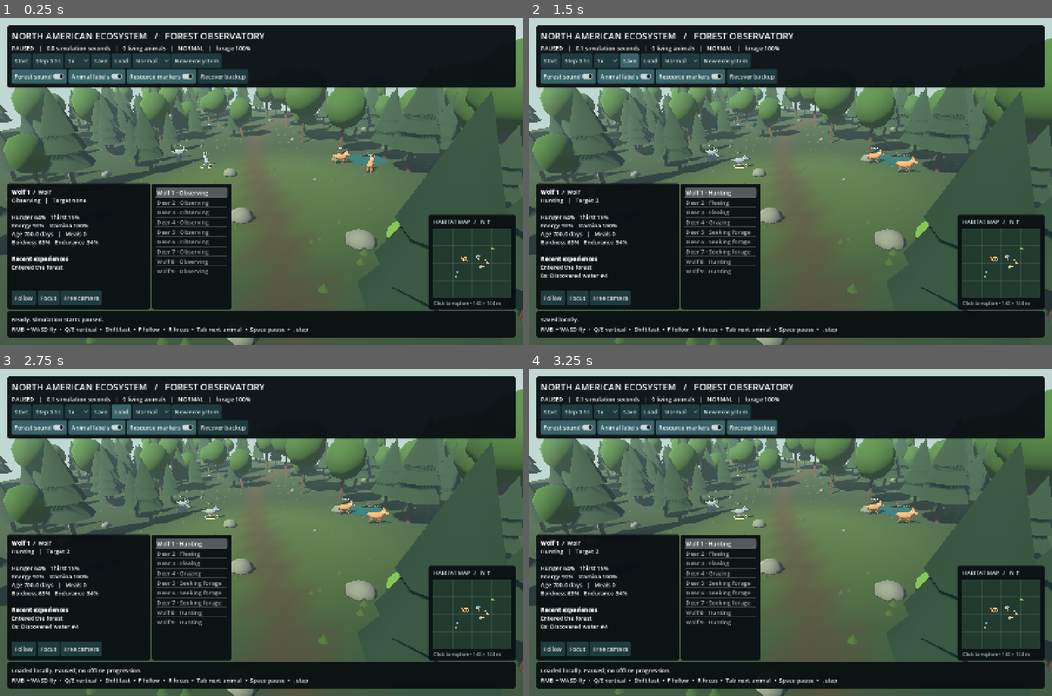
Above: before the commit, frames 1-4 (two rows, left to right).
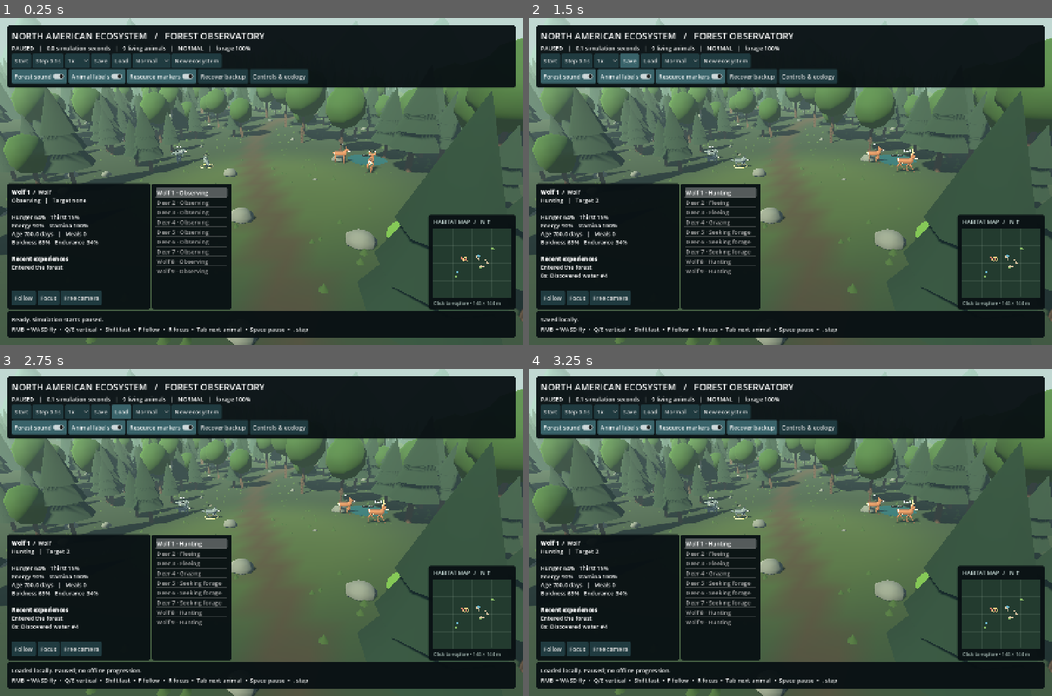
Above: after the commit, the same moments.

Repository: matthhw3/AutoEcosystem
Game: Godot game, scene res://scenes/main.tscn
Two runs of this game, one before a commit and one after it. Both use one fixed random seed, a clock stepped at 60 frames per second and the inputs below.
Inputs:
- Up to frame 1 (0.25 s): no input
- Up to frame 2 (1.5 s): click "Step 0.1s" at 0.5 s; click "Save" at 1.25 s
- Up to frame 3 (2.75 s): click "Load" at 2 s
- Up to frame 4 (3.25 s): click "Recover backup" at 2.75 s

The runs differ from the first frame. In frame 1, 1.7% of the frame differs, in the area x 0-80%, y 0-71%; in frame 2, 1.8%; in frame 3, 1.8%; in frame 4, 1.8%.

Commit message:
Polish forest animals onboarding and graphical qualification

Diff:
--- a/scripts/animal_visual.gd
+++ b/scripts/animal_visual.gd
@@ -1,68 +1,144 @@
 extends Node3D
-## Replaceable procedural visual proxy. No biological state lives in this node.
+## Original faceted animal models. All poses are a pure function of saved state.
 
-var legs: Array[MeshInstance3D] = []
+static var _mesh_cache: Dictionary = {}
+static var _coat_material: StandardMaterial3D
+var legs: Array[Node3D] = []
+var knees: Array[Node3D] = []
 var head: Node3D
 var body: Node3D
+var tail: Node3D
+var antlers: MeshInstance3D
 var title: Label3D
-var previous_position := Vector3.ZERO
-var initialized := false
+var _wolf: bool = false
+var _leg_length: float = 0.8
 
-func _ellipsoid(parent: Node3D, dimensions: Vector3, point: Vector3, color: Color) -> MeshInstance3D:
-	var mesh := MeshInstance3D.new()
-	var sphere := SphereMesh.new()
-	sphere.radius = 0.5
-	sphere.height = 1.0
-	sphere.radial_segments = 8
-	sphere.rings = 4
-	mesh.mesh = sphere
-	mesh.scale = dimensions
-	mesh.position = point
-	mesh.material_override = _material(color)
-	parent.add_child(mesh)
-	return mesh
+func _part(shape: String, dimensions: Vector3, point: Vector3, color: Color, rotation_value: Vector3 = Vector3.ZERO) -> Dictionary:
+	return {"shape": shape, "dimensions": dimensions, "point": point, "color": color, "rotation": rotation_value}
 
-func _material(color: Color) -> StandardMaterial3D:
-	var material := StandardMaterial3D.new()
-	material.albedo_color = color
-	material.roughness = 0.9
-	return material
-
-func _box(parent: Node3D, dimensions: Vector3, point: Vector3, color: Color) -> MeshInstance3D:
-	var mesh := MeshInstance3D.new()
-	var box := BoxMesh.new()
-	box.size = dimensions
-	mesh.mesh = box
-	mesh.position = point
-	mesh.material_override = _material(color)
-	parent.add_child(mesh)
-	return mesh
+func _model(parent: Node3D, key: String, parts: Array) -> MeshInstance3D:
+	if not _mesh_cache.has(key):
+		var surface := SurfaceTool.new()
+		surface.begin(Mesh.PRIMITIVE_TRIANGLES)
+		for part: Dictionary in parts:
+			var primitive: PrimitiveMesh
+			if part.shape == "box":
+				primitive = BoxMesh.new()
+			elif part.shape == "cone":
+				var cone := CylinderMesh.new()
+				cone.height = 1.0
+				cone.top_radius = 0.0
+				cone.bottom_radius = 0.5
+				cone.radial_segments = 5
+				primitive = cone
+			else:
+				var sphere := SphereMesh.new()
+				sphere.height = 1.0
+				sphere.radius = 0.5
+				sphere.radial_segments = 9
+				sphere.rings = 5
+				primitive = sphere
+			var arrays: Array = primitive.surface_get_arrays(0)
+			var vertices: PackedVector3Array = arrays[Mesh.ARRAY_VERTEX]
+			var normals: PackedVector3Array = arrays[Mesh.ARRAY_NORMAL]
+			var indices: PackedInt32Array = arrays[Mesh.ARRAY_INDEX]
+			var transform_value := Transform3D(Basis.from_euler(part.rotation).scaled(part.dimensions), part.point)
+			var normal_basis := transform_value.basis.inverse().transposed()
+			for index: int in indices:
+				surface.set_color(part.color)
+				surface.set_normal((normal_basis * normals[index]).normalized())
+				surface.add_vertex(transform_value * vertices[index])
+		_mesh_cache[key] = surface.commit()
+	if _coat_material == null:
+		_coat_material = StandardMaterial3D.new()
+		_coat_material.vertex_color_use_as_albedo = true
+		_coat_material.roughness = 0.96
+	var instance := MeshInstance3D.new()
+	instance.mesh = _mesh_cache[key]
+	instance.material_override = _coat_material
+	parent.add_child(instance)
+	return instance
 
 func build(animal: Dictionary) -> void:
-	var wolf: bool = animal.species == "wolf"
-	var coat := Color("68757c") if wolf else Color("9c6844")
+	_wolf = animal.species == "wolf"
+	_leg_length = 0.78 if _wolf else 1.14
+	var prefix: String = "wolf" if _wolf else "deer"
+	var coat := Color("59676c") if _wolf else Color("855333")
+	var cream := Color("b0b5a4") if _wolf else Color("c2b79a")
+	var dark := Color("303d42") if _wolf else Color("593c29")
+	var torso_y: float = 1.0 if _wolf else 1.43
 	body = Node3D.new()
 	add_child(body)
-	_ellipsoid(body, Vector3(0.8, 0.88, 1.9), Vector3(0, 1, 0), coat)
-	_ellipsoid(body, Vector3(0.55, 0.45, 1.45), Vector3(0, 0.85, -0.1), coat.lightened(0.25))
-	_ellipsoid(body, Vector3(0.5, 0.8 if not wolf else 0.6, 0.55), Vector3(0, 1.25, -0.65), coat)
+	var torso_parts: Array = [
+		_part("sphere", Vector3(0.77,0.76,1.92), Vector3(0,torso_y,0), coat),
+		_part("sphere", Vector3(0.58,0.49,1.48), Vector3(0,torso_y - 0.16,0.02), cream),
+		_part("sphere", Vector3(0.65,0.74,0.69), Vector3(0,torso_y + 0.04,-0.56), coat),
+		_part("sphere", Vector3(0.64,0.68,0.68), Vector3(0,torso_y - 0.03,0.57), coat),
+		_part("sphere", Vector3(0.49,0.20,1.6), Vector3(0,torso_y + 0.30,0.1), dark)
+	]
+	if _wolf:
+		torso_parts.append(_part("sphere", Vector3(0.79,0.84,0.68), Vector3(0,1.14,-0.53), coat.lightened(0.08)))
+	else:
+		torso_parts.append(_part("sphere", Vector3(0.59,0.53,0.18), Vector3(0,1.46,0.84), cream))
+	_model(body,prefix + "_torso",torso_parts)
 	head = Node3D.new()
-	head.position = Vector3(0, 1.45, -0.85)
+	head.position = Vector3(0,0.98 if _wolf else 1.30,-0.69)
 	body.add_child(head)
-	_ellipsoid(head, Vector3(0.52, 0.62, 0.75), Vector3.ZERO, coat.lightened(0.12))
-	_ellipsoid(head, Vector3(0.38, 0.3, 0.7), Vector3(0, -0.13, -0.4), coat)
-	_box(head, Vector3(0.25, 0.14, 0.13), Vector3(0, -0.08, -0.66), Color("202729"))
-	for x in [-0.23, 0.23]:
-		for z in [-0.53, 0.53]:
-			var leg := _box(body, Vector3(0.13, 0.7, 0.13), Vector3(x, 0.35, z), coat.darkened(0.25))
-			legs.append(leg)
-		_box(head, Vector3(0.16, 0.34, 0.14), Vector3(x, 0.37, 0), coat)
-		_box(head, Vector3(0.055, 0.075, 0.09), Vector3(x * 1.02, 0.06, -0.32), Color("151d1c"))
-	var tail := _box(body, Vector3(0.17, 0.17, 0.68 if wolf else 0.3), Vector3(0, 1.05, 1), coat)
-	tail.rotation.x = -0.4 if wolf else 0.5
+	var head_y: float = 0.32 if _wolf else 0.72
+	var head_parts: Array = [
+		_part("sphere", Vector3(0.46,head_y + 0.32,0.45), Vector3(0,head_y * 0.42,-0.02), coat),
+		_part("sphere", Vector3(0.48,0.48,0.67), Vector3(0,head_y,-0.16), coat),
+		_part("sphere", Vector3(0.32,0.27,0.71 if _wolf else 0.52), Vector3(0,head_y - 0.13,-0.50), cream),
+		_part("sphere", Vector3(0.24,0.16,0.16), Vector3(0,head_y - 0.12,-0.83 if _wolf else -0.74), Color("1b2527"))
+	]
+	for side: float in [-1.0,1.0]:
+		head_parts.append(_part("sphere", Vector3(0.065,0.085,0.10), Vector3(side * 0.235,head_y + 0.035,-0.34), Color("101b1c")))
+		head_parts.append(_part("sphere", Vector3(0.018,0.025,0.035), Vector3(side * 0.263,head_y + 0.05,-0.36), Color("b2c3b3")))
+		if _wolf:
+			head_parts.append(_part("cone", Vector3(0.26,0.37,0.25), Vector3(side * 0.19,head_y + 0.33,-0.06), dark,Vector3(0,0,-side * 0.18)))
+			head_parts.append(_part("cone", Vector3(0.13,0.25,0.11), Vector3(side * 0.19,head_y + 0.33,-0.13), cream,Vector3(0,0,-side * 0.18)))
+		else:
+			head_parts.append(_part("sphere", Vector3(0.22,0.52,0.15), Vector3(side * 0.32,head_y + 0.30,0), coat,Vector3(0,0,-side * 0.66)))
+			head_parts.append(_part("sphere", Vector3(0.12,0.35,0.08), Vector3(side * 0.32,head_y + 0.31,-0.06), cream,Vector3(0,0,-side * 0.66)))
+	_model(head,prefix + "_head",head_parts)
+	if not _wolf:
+		var antler_parts: Array = []
+		for side: float in [-1.0,1.0]:
+			antler_parts.append(_part("box",Vector3(0.06,0.67,0.055),Vector3(side * 0.22,head_y + 0.60,0.03),Color("aa9a77"),Vector3(-0.26,0,-side * 0.40)))
+			for tine in range(2):
+				antler_parts.append(_part("cone",Vector3(0.07,0.30,0.07),Vector3(side * (0.28 + tine * 0.07),head_y + 0.58 + tine * 0.18,-0.09),Color("aa9a77"),Vector3(-0.5,0,-side * 0.2)))
+		antlers = _model(head,"deer_antlers",antler_parts)
+	# Hip and knee pivots keep each segment attached throughout the stride.
+	for side: float in [-1.0,1.0]:
+		for front: bool in [true,false]:
+			var hip := Node3D.new()
+			hip.position = Vector3(side * 0.25,_leg_length,-0.59 if front else 0.62)
+			body.add_child(hip)
+			legs.append(hip)
+			var upper: float = _leg_length * 0.49
+			var lower: float = _leg_length - upper
+			_model(hip,prefix + "_upper",[
+				_part("sphere",Vector3(0.19,upper + 0.1,0.24),Vector3(0,-upper * 0.45,0),coat),
+				_part("sphere",Vector3(0.13,0.16,0.14),Vector3(0,-upper,0),dark)
+			])
+			var knee := Node3D.new()
+			knee.position.y = -upper
+			hip.add_child(knee)
+			knees.append(knee)
+			_model(knee,prefix + "_lower",[
+				_part("sphere",Vector3(0.105,lower,0.12),Vector3(0,-lower * 0.45,0),coat.darkened(0.1)),
+				_part("sphere" if _wolf else "box",Vector3(0.16,0.11,0.24 if _wolf else 0.17),Vector3(0,-lower + 0.055,-0.045),dark)
+			])
+	tail = Node3D.new()
+	tail.position = Vector3(0,torso_y + 0.06,0.83)
+	body.add_child(tail)
+	_model(tail,prefix + "_tail",[
+		_part("sphere",Vector3(0.24,0.25,0.88) if _wolf else Vector3(0.18,0.20,0.36),Vector3(0,-0.12 if _wolf else 0,0.30 if _wolf else 0.13),coat),
+		_part("sphere",Vector3(0.16,0.17,0.30) if _wolf else Vector3(0.14,0.14,0.24),Vector3(0,-0.23 if _wolf else -0.045,0.65 if _wolf else 0.20),dark if _wolf else cream)
+	])
 	title = Label3D.new()
 	title.text = animal.name
-	title.position.y = 2.3
+	title.position.y = 2.05 if _wolf else 2.85
 	title.font_size = 38
 	title.pixel_size = 0.008
 	title.billboard = BaseMaterial3D.BILLBOARD_ENABLED
@@ -71,20 +147,33 @@
 	add_child(title)
 
 func sync(animal: Dictionary, ground_height: float, elapsed: float, selected: bool) -> void:
-	var point: Vector3 = animal.position
-	point.y = ground_height
-	position = point
-	rotation.y = animal.heading + PI
-	rotation.z = 0.0 if animal.alive else PI / 2
-	var moving: bool = animal.behavior in ["Hunting", "Fleeing", "Fleeing hazard", "Wandering", "Seeking water", "Seeking forage", "Pack hunting"] and animal.alive
-	var sprint: bool = animal.behavior in ["Hunting", "Fleeing", "Fleeing hazard", "Pack hunting"]
-	var phase: float = elapsed * (15.0 if sprint else 6.0) + animal.id
-	for i in range(legs.size()):
-		legs[i].rotation.x = sin(phase + (PI if i in [1, 2] else 0.0)) * (0.6 if sprint else 0.3) if moving else 0.0
-	body.position.y = absf(sin(phase)) * 0.06 if moving else 0.0
-	head.rotation.x = 0.65 if animal.behavior in ["Grazing", "Drinking"] else 0.0
-	var maturity := 730.0 if animal.species == "wolf" else 365.0
-	scale = Vector3.ONE * lerpf(0.48, 1, clampf(animal.age / maturity, 0, 1))
-	if animal.behavior == "Resting": body.position.y = -0.3
+	position = Vector3(animal.position.x,ground_height,animal.position.z)
+	rotation = Vector3(0,animal.heading + PI,0)
+	var moving: bool = animal.behavior in ["Hunting","Fleeing","Fleeing hazard","Wandering","Seeking water","Seeking forage","Pack hunting","Following parent"] and animal.alive
+	var sprint: bool = animal.behavior in ["Hunting","Fleeing","Fleeing hazard","Pack hunting"]
+	var resting: bool = animal.behavior == "Resting" and animal.alive
+	var feeding: bool = animal.behavior in ["Grazing","Drinking","Feeding"] and animal.alive
+	var phase: float = elapsed * (13.0 if sprint else 5.5) + animal.id
+	body.position = Vector3(0,absf(sin(phase)) * (0.055 if sprint else 0.025) if moving else 0.0,0)
+	body.rotation = Vector3.ZERO
+	head.rotation = Vector3(-2.1 if not _wolf else -1.4,0,0) if feeding else Vector3.ZERO
+	tail.rotation.x = (-0.75 if not _wolf else -0.15) if sprint else (0.30 if _wolf else 0.15)
+	for index in range(legs.size()):
+		var stride: float = sin(phase + (PI if index in [1,2] else 0.0))
+		legs[index].rotation.x = stride * (0.65 if sprint else 0.35) if moving else 0.0
+		knees[index].rotation.x = maxf(0,-stride) * (0.95 if sprint else 0.5) if moving else 0.0
+		if resting or not animal.alive:
+			legs[index].rotation.x = -1.15 if index % 2 == 0 else 1.10
+			knees[index].rotation.x = 2.5 if index % 2 == 0 else -2.5
+	if resting:
+		body.position.y = -_leg_length * 0.65
+		head.rotation.x = -0.12
+	if not animal.alive:
+		body.rotation.z = PI * 0.5
+		body.position.y = 0.40
+		head.rotation.x = -0.2
+	var maturity: float = 730.0 if _wolf else 365.0
+	scale = Vector3.ONE * lerpf(0.48,1,clampf(animal.age / maturity,0,1))
+	if antlers != null: antlers.visible = animal.age >= maturity and animal.id % 3 == 0
 	title.modulate = Color("ffe7a3") if selected else Color("dfe8e7")
 	title.text = animal.name + ("  †" if not animal.alive else "")
--- a/scripts/forest.gd
+++ b/scripts/forest.gd
@@ -17,6 +17,7 @@
 func _ready() -> void:
 	_rng.seed = 23119
 	_build_ground()
+	_build_backdrop()
 	_build_forest()
 	_build_lighting()
 	_build_event_effects()
@@ -69,7 +70,7 @@
 	pond.material_override = _material(Color(0.12, 0.32, 0.38), 0.18)
 	add_child(pond)
 
-func _instances(mesh: Mesh, transforms: Array[Transform3D], material: Material) -> void:
+func _instances(mesh: Mesh, transforms: Array[Transform3D], material: Material) -> MultiMeshInstance3D:
 	var batch := MultiMeshInstance3D.new()
 	var multi := MultiMesh.new()
 	multi.transform_format = MultiMesh.TRANSFORM_3D
@@ -80,6 +81,7 @@
 	batch.multimesh = multi
 	batch.material_override = material
 	add_child(batch)
+	return batch
 
 func _transform(point: Vector3, dimensions: Vector3, yaw: float = 0.0) -> Transform3D:
 	return Transform3D(Basis(Vector3.UP, yaw).scaled(dimensions), point)
@@ -137,7 +139,71 @@
 	sphere.rings = 4
 	_instances(sphere, leaves, _material(Color(0.13, 0.27, 0.055)))
 	_instances(sphere, rocks, _material(Color(0.34, 0.37, 0.35)))
-	_instances(cone, grasses, _material(Color(0.15, 0.25, 0.065)))
+	var grass_batch := _instances(cone, grasses, _material(Color(0.15, 0.25, 0.065)))
+	grass_batch.cast_shadow = GeometryInstance3D.SHADOW_CASTING_SETTING_OFF
+
+func _backdrop_height(x: float, z: float) -> float:
+	var distance: float = maxf(absf(x),absf(z))
+	var hills: float = (sin(x * 0.018) * cos(z * 0.014) + 1.0) * 17.0
+	return height_at(x,z) + smoothstep(115.0,290.0,distance) * hills
+
+func _build_backdrop() -> void:
+	# Ground extends beyond the camera's entire visible range. The active habitat
+	# retains its exact shared geometry; outer hills are observer-only scenery.
+	var surface := SurfaceTool.new()
+	surface.begin(Mesh.PRIMITIVE_TRIANGLES)
+	for x_index in range(100):
+		for z_index in range(100):
+			var x: float = -600.0 + x_index * 12.0
+			var z: float = -600.0 + z_index * 12.0
+			if x >= -72.0 and x < 72.0 and z >= -72.0 and z < 72.0:
+				continue
+			var a := Vector3(x,0,z)
+			var b := Vector3(x + 12.0,0,z)
+			var c := Vector3(x,0,z + 12.0)
+			var d := Vector3(x + 12.0,0,z + 12.0)
+			for point: Vector3 in [a,b,c,b,d,c]:
+				point.y = _backdrop_height(point.x,point.z)
+				var variation: float = (sin(point.x * 0.021 + point.z * 0.035) + 1.0) * 0.5
+				surface.set_color(Color(0.075,0.15,0.065).lerp(Color(0.12,0.21,0.09),variation))
+				surface.add_vertex(point)
+	surface.generate_normals()
+	var ground := MeshInstance3D.new()
+	ground.name = "SurroundingLandscape"
+	ground.mesh = surface.commit()
+	ground.material_override = _ground_material
+	ground.cast_shadow = GeometryInstance3D.SHADOW_CASTING_SETTING_OFF
+	add_child(ground)
+	var distant_rng := RandomNumberGenerator.new()
+	distant_rng.seed = 90417
+	var pines: Array[Transform3D] = []
+	for index in range(1700):
+		var x: float = distant_rng.randf_range(-330,330)
+		var z: float = distant_rng.randf_range(-330,330)
+		if maxf(absf(x),absf(z)) < 76.0:
+			continue
+		var height: float = distant_rng.randf_range(7.0,16.0)
+		var base := Vector3(x,_backdrop_height(x,z),z)
+		pines.append(_transform(base + Vector3.UP * height * 0.5,Vector3(height * 0.24,height,height * 0.24)))
+	var pine := CylinderMesh.new()
+	pine.top_radius = 0
+	pine.bottom_radius = 1
+	pine.height = 1
+	pine.radial_segments = 6
+	var distant_forest := _instances(pine,pines,_material(Color(0.055,0.17,0.12)))
+	distant_forest.name = "DistantForest"
+	distant_forest.cast_shadow = GeometryInstance3D.SHADOW_CASTING_SETTING_OFF
+	var peaks: Array[Transform3D] = []
+	for index in range(24):
+		var angle: float = TAU * index / 24.0
+		var radius: float = distant_rng.randf_range(290,360)
+		var x: float = cos(angle) * radius
+		var z: float = sin(angle) * radius
+		var height: float = distant_rng.randf_range(36,79)
+		peaks.append(_transform(Vector3(x,_backdrop_height(x,z) + height * 0.42,z),Vector3(55,height,45),angle))
+	var mountains := _instances(pine,peaks,_material(Color(0.14,0.23,0.25)))
+	mountains.name = "DistantRidgeline"
+	mountains.cast_shadow = GeometryInstance3D.SHADOW_CASTING_SETTING_OFF
 
 func _build_lighting() -> void:
 	var sun := DirectionalLight3D.new()
@@ -175,6 +241,8 @@
 	instance.material_override = material
 	instance.position = point
 	instance.scale = dimensions
+	if parent == _fire_effect:
+		instance.set_meta("ground_clearance",point.y - height_at(point.x,point.z))
 	parent.add_child(instance)
 	return instance
 
@@ -266,6 +334,8 @@
 	# Driven entirely by saved simulation state; views do not run an independent clock.
 	if is_instance_valid(_fire_effect):
 		_fire_effect.scale = Vector3(maxf(1, radius / 15.0), 1, maxf(1, radius / 15.0))
+		for part: Node3D in _fire_effect.get_children():
+			part.position.y = height_at(part.position.x * _fire_effect.scale.x,part.position.z * _fire_effect.scale.z) + float(part.get_meta("ground_clearance",0.0))
 	if is_instance_valid(_flood_effect):
 		_flood_effect.scale = Vector3(maxf(1, radius / 22.0), 1, maxf(1, radius / 22.0))
 	if _visual_event == "wildfire": _environment.fog_density = 0.006 * clampf(intensity, 1, 2)
--- a/scripts/main.gd
+++ b/scripts/main.gd
@@ -9,6 +9,7 @@
 const ResourceVisuals = preload("res://scripts/resource_visuals.gd")
 const SAVE_PATH = "user://ecosystem.save"
 const DT = 0.1
+const MAX_SAVE_BYTES = 2 * 1024 * 1024
 var sim = Simulation.new()
 var running := false
 var speed := 1.0
@@ -30,6 +31,7 @@
 var ambience: AudioStreamPlayer
 var resource_view: Node3D
 var confirm_reset: ConfirmationDialog
+var help_dialog: AcceptDialog
 var labels_visible := true
 var sound_enabled := true
 var resources_visible := true
@@ -66,19 +68,28 @@
 	_refresh_ui()
 	if "--benchmark" in OS.get_cmdline_user_args():
 		if "--stress" in OS.get_cmdline_user_args():
-			for i in range(119):
+			var living_needed: int = maxi(0, Simulation.MAX_POPULATION - sim.living_count())
+			for i in range(maxi(0, Simulation.MAX_RECORDS - sim.animals.size())):
 				sim._spawn("deer", Vector3(-55 + (i % 12) * 10, 0, -55 + (i / 12) * 10))
-				if i >= 27: sim._die(sim.animals.back(), "QA archive sample")
+				if i >= living_needed: sim._die(sim.animals.back(), "QA archive sample")
 			_sync_proxies()
 			camera.position = Vector3(0, 65, 70)
 			camera.look_at(Vector3.ZERO)
 		running = true
 		speed = 10.0
-		var started := Time.get_ticks_msec()
-		for frame in range(360): await get_tree().process_frame
-		var seconds: float = (Time.get_ticks_msec() - started) / 1000.0
+		for frame in range(60): await get_tree().process_frame
+		var started := Time.get_ticks_usec()
+		var last_frame: int = started
+		var samples: Array[float] = []
+		for frame in range(600):
+			await get_tree().process_frame
+			var now := Time.get_ticks_usec()
+			samples.append((now - last_frame) / 1000.0)
+			last_frame = now
+		var seconds: float = (Time.get_ticks_usec() - started) / 1000000.0
+		samples.sort()
 		running = false
-		print("GRAPHICAL_BENCHMARK frames=360 fps=", 360.0 / seconds, " simulation_seconds=", sim.elapsed)
+		print("GRAPHICAL_BENCHMARK frames=600 warmup=60 fps=", 600.0 / seconds, " p95_ms=", samples[569], " max_ms=", samples.back(), " simulation_seconds=", sim.elapsed)
 		ambience.stop()
 		await get_tree().process_frame
 		get_tree().quit()
@@ -142,7 +153,7 @@
 		_refresh_ui()
 
 func _input(event: InputEvent) -> void:
-	if is_instance_valid(confirm_reset) and confirm_reset.visible: return
+	if (is_instance_valid(confirm_reset) and confirm_reset.visible) or (is_instance_valid(help_dialog) and help_dialog.visible): return
 	if event is InputEventKey and event.pressed and not event.echo:
 		if event.keycode == KEY_SPACE: _toggle()
 		if event.keycode == KEY_PERIOD: _step()
@@ -185,6 +196,14 @@
 func _button(row: Node, text: String, callback: Callable) -> Button:
 	var button := Button.new()
 	button.text = text
+	var tips := {"Start": "Start or pause the ecosystem. Pausing also saves locally.",
+		"Step 0.1s": "Advance exactly one simulation tick, then remain paused and save.",
+		"Save": "Save the ecosystem, memories and observer view locally.",
+		"Load": "Restore the latest checkpoint, always paused.",
+		"Recover backup": "Restore the previous valid checkpoint, always paused.",
+		"Follow": "Track the inspected animal. Fly manually to release follow.",
+		"Focus": "Move the camera near the inspected animal without advancing time."}
+	button.tooltip_text = tips.get(text, "")
 	button.pressed.connect(callback)
 	row.add_child(button)
 	return button
@@ -290,6 +309,15 @@
 	)
 	options.add_child(resources_toggle)
 	_button(options, "Recover backup", func(): _load(SAVE_PATH + ".bak"))
+	help_dialog = AcceptDialog.new()
+	help_dialog.title = "Forest observatory · controls and ecology"
+	help_dialog.theme = theme
+	help_dialog.dialog_text = "Observe the forest at your own pace. Nothing advances until Start or Step.\n\nRMB + WASD: fly    Q / E: descend / ascend    Shift: fly faster\nClick an animal or use the roster to inspect it.\nF: follow    R: focus    Tab: next animal    Escape: release mouse\nSpace: start / pause    Period: step one tick\nClick the habitat map to travel without changing simulation time.\n\nHigh hunger or thirst means an animal needs food or water.\nHigh energy and stamina mean it is well rested.\nAnimals remember discovered resources and dangerous locations.\nBoldness changes vigilance; endurance affects fatigue.\nAging and development use a compressed observation timescale.\n\nDrought reduces food and water. Fire and flood expand over time.\nInterventions and memories are saved; paused hazards do not spread.\nPause and normal close save. Reopening never simulates time offline.\nRecover backup restores the previous checkpoint if needed."
+	canvas.add_child(help_dialog)
+	_button(options, "Controls & ecology", func():
+		if running: _toggle()
+		help_dialog.popup_centered()
+	)
 	var spacer := Control.new()
 	spacer.size_flags_vertical = Control.SIZE_EXPAND_FILL
 	spacer.mouse_filter = Control.MOUSE_FILTER_IGNORE
@@ -430,8 +458,12 @@
 	return error == OK
 
 func _read_checkpoint(path: String):
+	var file := FileAccess.open(path, FileAccess.READ)
+	if file == null or file.get_length() > MAX_SAVE_BYTES: return null
+	var contents := file.get_as_text()
+	file.close()
 	var parser := JSON.new()
-	if parser.parse(FileAccess.get_file_as_string(path)) != OK: return null
+	if parser.parse(contents) != OK: return null
 	return parser.data
 
 func _valid_checkpoint(data) -> bool:
--- a/tests/test_release_audit.gd
+++ b/tests/test_release_audit.gd
@@ -52,6 +52,16 @@
 	var backup_world = Simulation.new()
 	check(backup_after is Dictionary and backup_world.from_data(backup_after), "Normal close after a corrupt startup must not replace the last valid backup with corrupt bytes")
 	check(FileAccess.file_exists(SAVE_PATH + ".corrupt"), "Damaged primary is preserved separately for recovery diagnostics")
+	var before_oversize: float = restarted.sim.elapsed
+	var oversized := PackedByteArray()
+	oversized.resize(2 * 1024 * 1024 + 1)
+	oversized.fill(32)
+	var huge := FileAccess.open(SAVE_PATH, FileAccess.WRITE)
+	huge.store_buffer(oversized)
+	huge.close()
+	check(not restarted._load(), "Oversized checkpoint is rejected before parsing")
+	check(restarted.sim.elapsed == before_oversize, "Oversized checkpoint rejection preserves the current ecosystem")
+	check(restarted._save(), "A rejected oversized checkpoint can be safely replaced without losing the backup")
 	restarted.queue_free()
 	await process_frame
 	# The roster must be browsable even when an animal elsewhere remains selected.
Not shown, changed: HOW_IT_WORKS.md
Not shown, changed: ROADMAP.md
Not shown, changed: tools/run_tests.ps1
